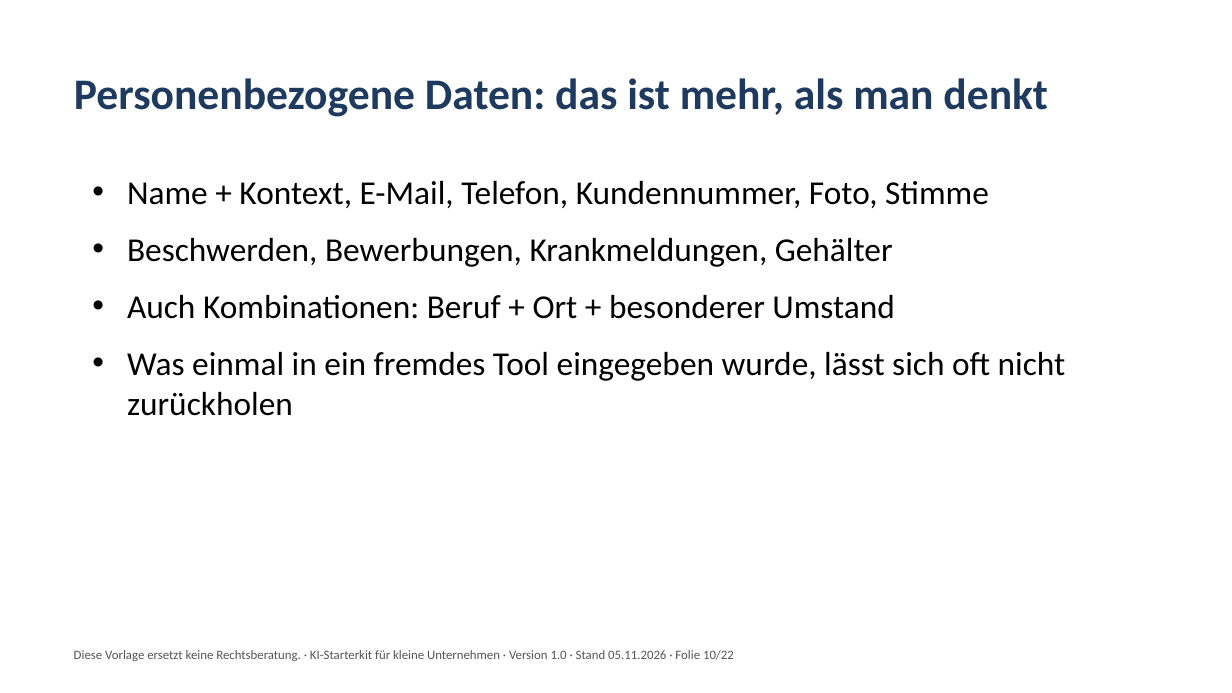
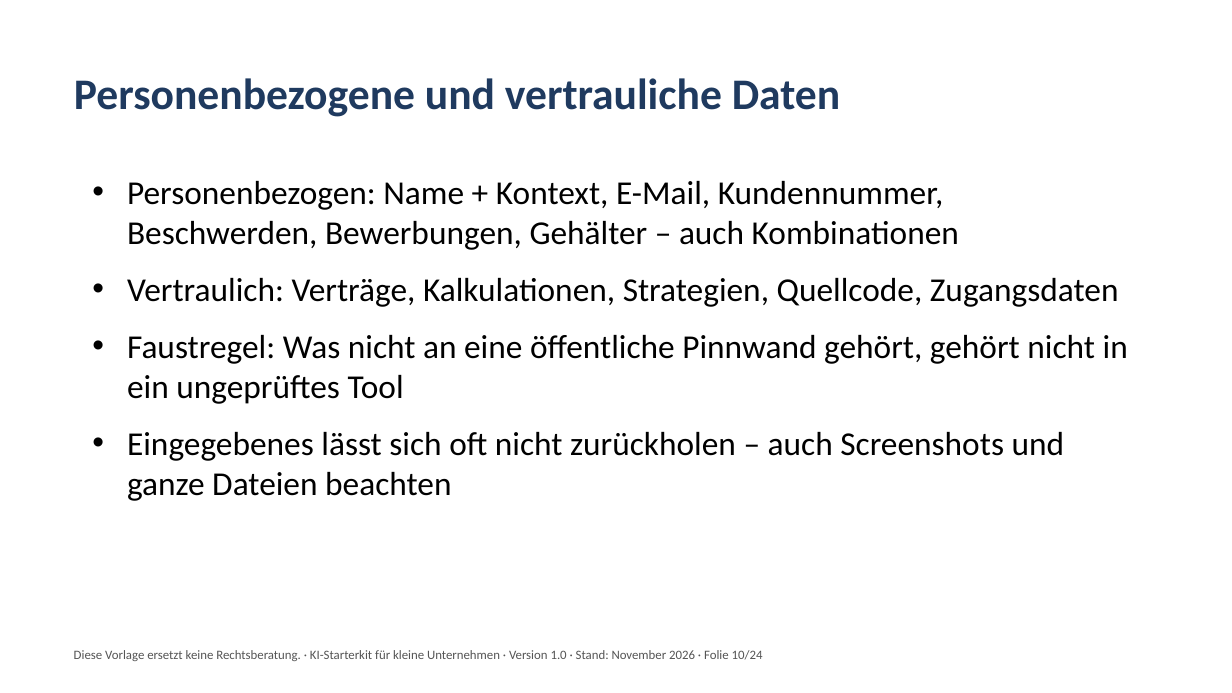
Before and after one commit to ankefischer99-eng/letter-lift-sitemap, a slide deck: slide 10 of company/deliveries/produkt-ki-starterkit-v1/KI-Schulung.pptx. Drawn at 1232x693 pixels with LibreOffice and Linux fonts; fonts in the diff are those of the drawing. Boxes give left, top, right and bottom in pixels: in the first picture for what was removed or moved away, otherwise in the second. Text is boxed around its words. In the diff, an @@ line names an element or a change of style, - is before the commit and + after.

```diff
--- a/company/deliveries/produkt-ki-starterkit-v1/KI-Schulung.pptx
+++ b/company/deliveries/produkt-ki-starterkit-v1/KI-Schulung.pptx
@@ title at box(74, 78, 840, 117): text changed @@
-Personenbezogene Daten: das ist mehr, als man denkt
+Personenbezogene und vertrauliche Daten
@@ text at box(127, 181, 1128, 501): text changed @@
-• Name + Kontext, E-Mail, Telefon, Kundennummer, Foto, Stimme
-• Beschwerden, Bewerbungen, Krankmeldungen, Gehälter
-• Auch Kombinationen: Beruf + Ort + besonderer Umstand
-• Was einmal in ein fremdes Tool eingegeben wurde, lässt sich oft nicht zurückholen
+• Personenbezogen: Name + Kontext, E-Mail, Kundennummer, Beschwerden, Bewerbungen, Gehälter – auch Kombinationen
+• Vertraulich: Verträge, Kalkulationen, Strategien, Quellcode, Zugangsdaten
+• Faustregel: Was nicht an eine öffentliche Pinnwand gehört, gehört nicht in ein ungeprüftes Tool
+• Eingegebenes lässt sich oft nicht zurückholen – auch Screenshots und ganze Dateien beachten
@@ text at box(74, 650, 763, 661): text changed @@
-Diese Vorlage ersetzt keine Rechtsberatung. · KI-Starterkit für kleine Unternehmen · Version 1.0 · Stand 05.11.2026 · Folie 10/22
+Diese Vorlage ersetzt keine Rechtsberatung. · KI-Starterkit für kleine Unternehmen · Version 1.0 · Stand: November 2026 · Folie 10/24
```
Also in this commit, not shown: 20 other slides changed, 3 slides added, 1 slide removed, 19 other files.
